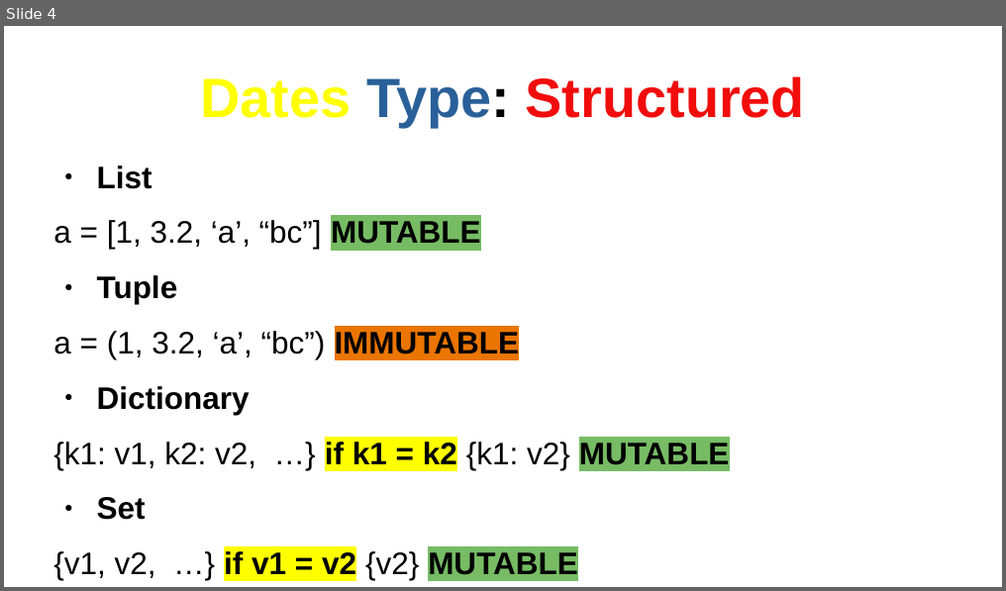
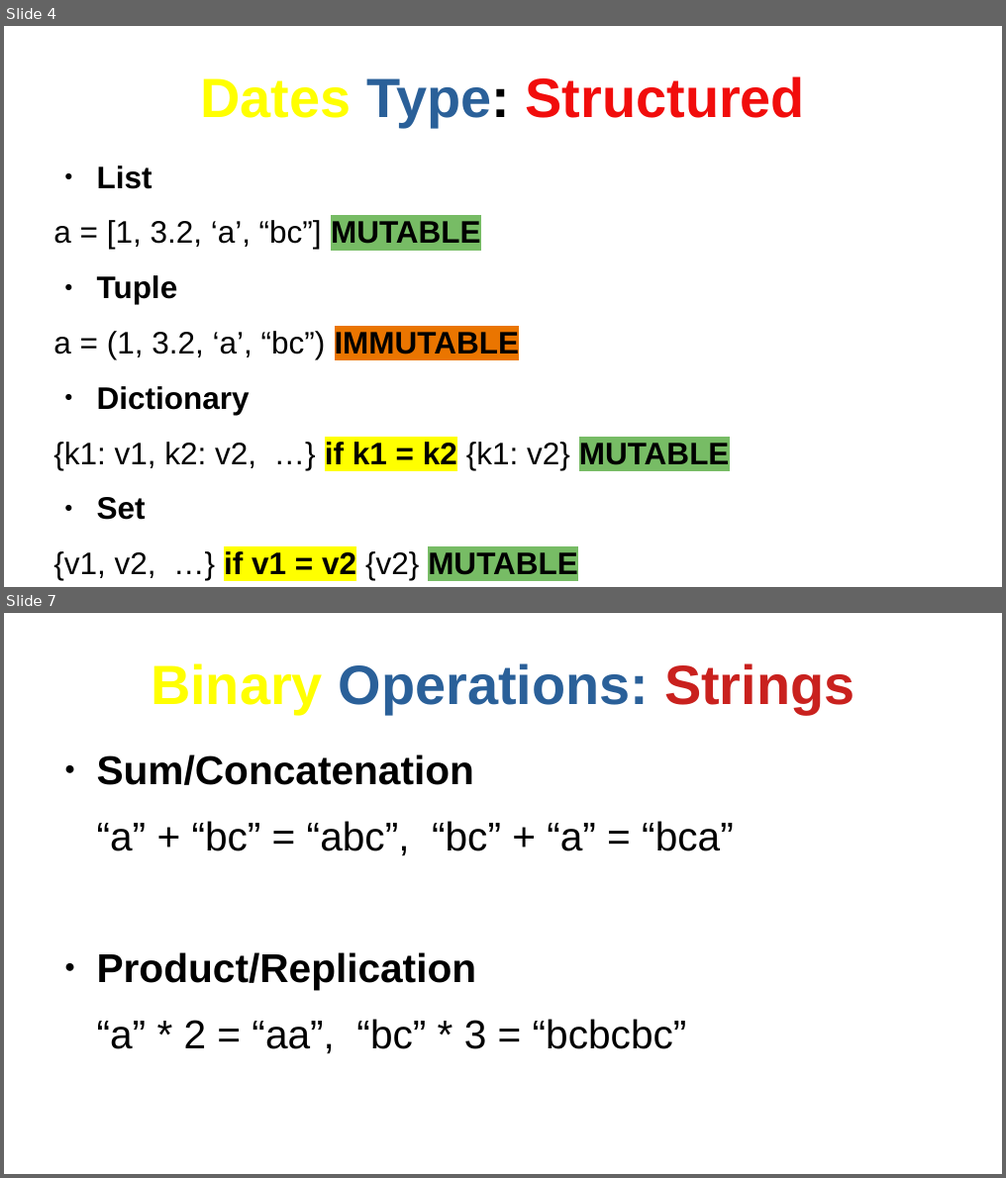
Before and after one commit to AndyDanian/chempyI, a slide deck: presentations/m1/c1.odp. Shown one above the other, each under a label of ours: slide 4 before the commit, slides 4 and 7 after it; the slides between them are not shown. The pictures are 1006x591 and 1006x1178 pixels, drawn with LibreOffice and Linux fonts; fonts in the diff are those of the drawing. Boxes give left, top, right and bottom in pixels: in the first picture for what was removed or moved away, otherwise in the second. Text is boxed around its words. In the diff, an @@ line names an element or a change of style, - is before the commit and + after.

```diff
--- a/presentations/m1/c1.odp
+++ b/presentations/m1/c1.odp
@@ slide 7 added at box(4, 613, 1002, 1174), background #FFFFFF @@
@@ title added at box(151, 663, 854, 714), 44 pt, text #2A6099, bold @@
+Binary Operations: Strings
@@ text added at box(97, 755, 734, 1055), 32 pt, text #000000 @@
+● Sum/Concatenation
+“a” + “bc” = “abc”, “bc” + “a” = “bca”
+● Product/Replication
+“a” * 2 = “aa”, “bc” * 3 = “bcbcbc”
```
Also in this commit, not shown: 1 slide changed, 2 other slides added, 1 slide removed, 4 other files.
